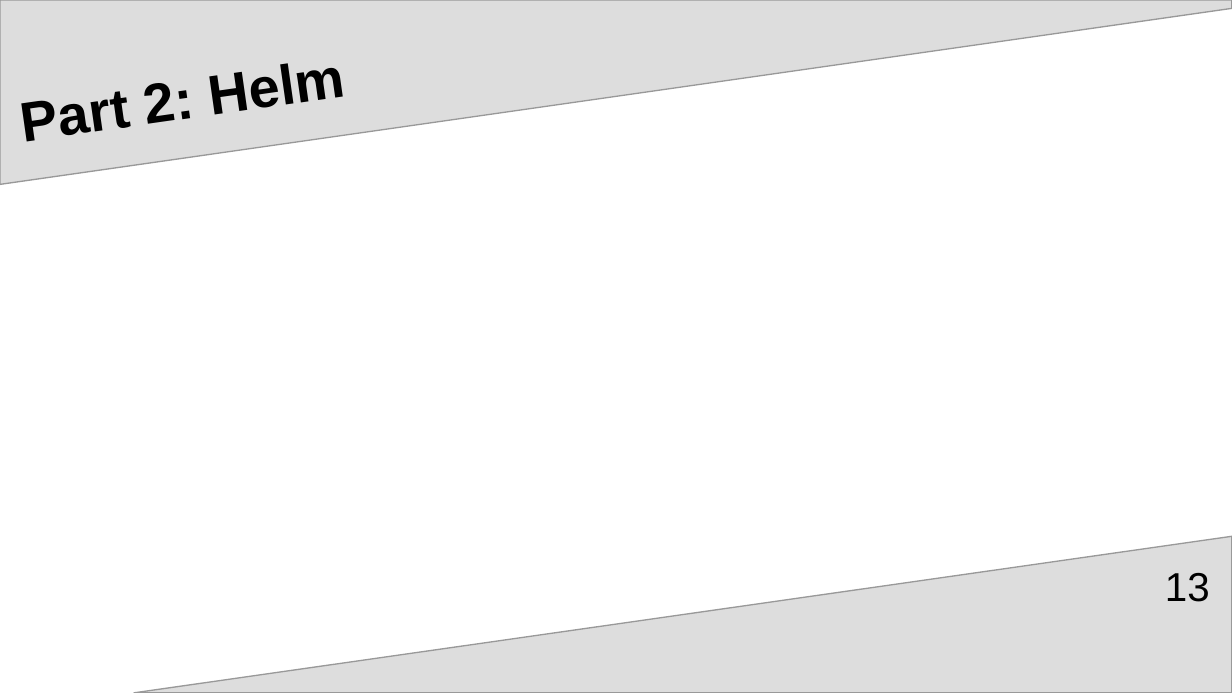
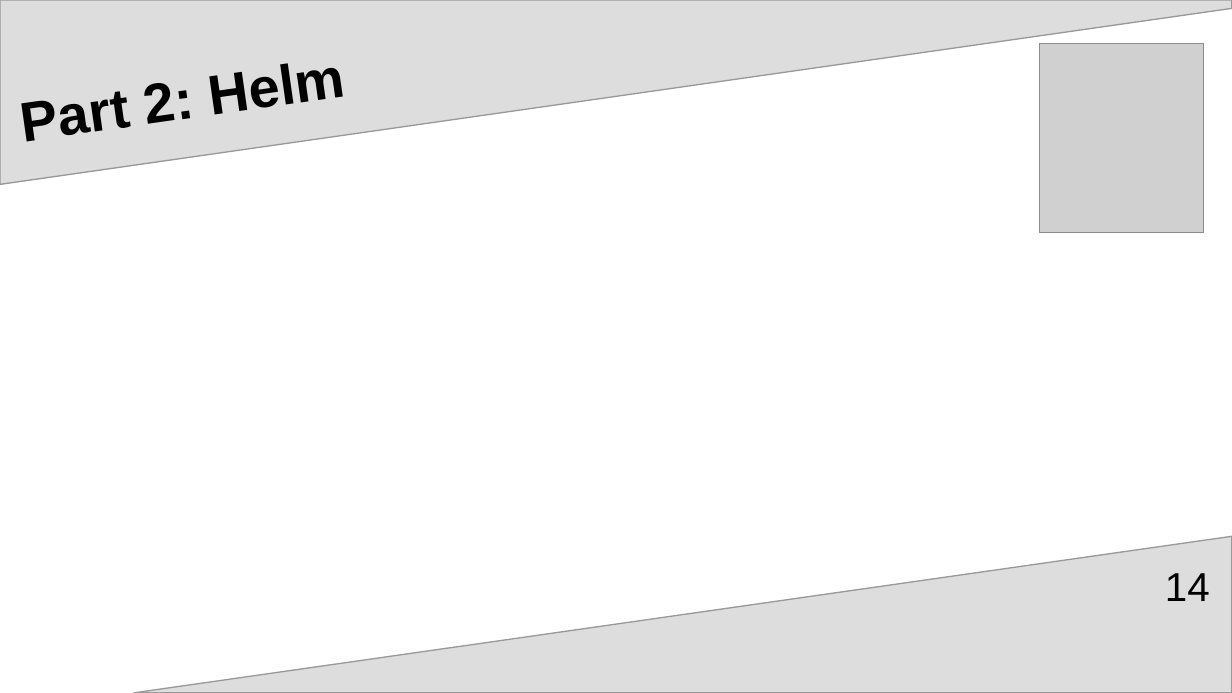
Before and after one commit to upart/cabinops, a slide deck: slide 14 of documentation/Introduction.odp (slide 13 before the commit). Drawn at 1232x693 pixels with LibreOffice and Linux fonts; fonts in the diff are those of the drawing; grey boxes stand for pictures. Boxes give left, top, right and bottom in pixels: in the first picture for what was removed or moved away, otherwise in the second. Text is boxed around its words. In the diff, an @@ line names an element or a change of style, - is before the commit and + after.

Commit message:
finish slides for part 1

```diff
--- a/documentation/Introduction.odp
+++ b/documentation/Introduction.odp
@@ picture added at bbox=[1040, 44, 1204, 233] @@
@@ page number at bbox=[1165, 573, 1210, 601]: text changed @@
-13
+14
```
Also in this commit, not shown: 4 other slides changed, 3 slides added.
